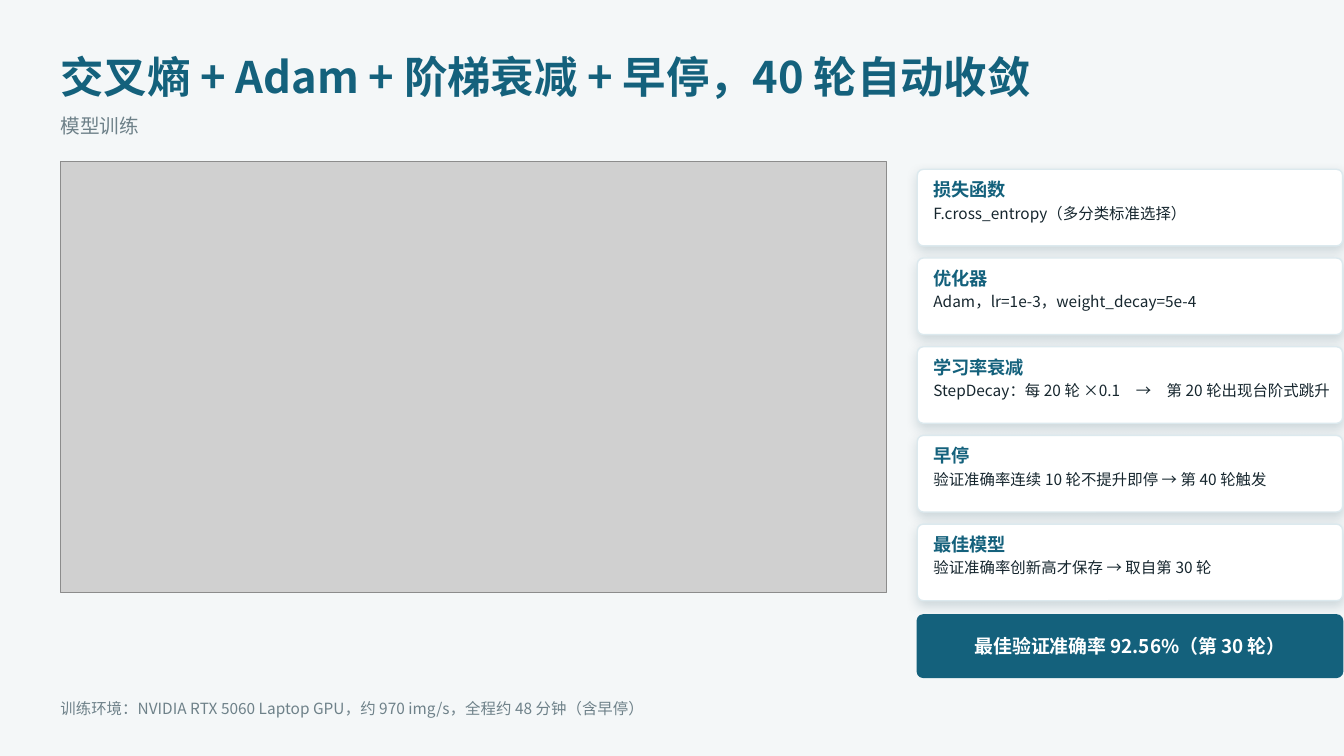
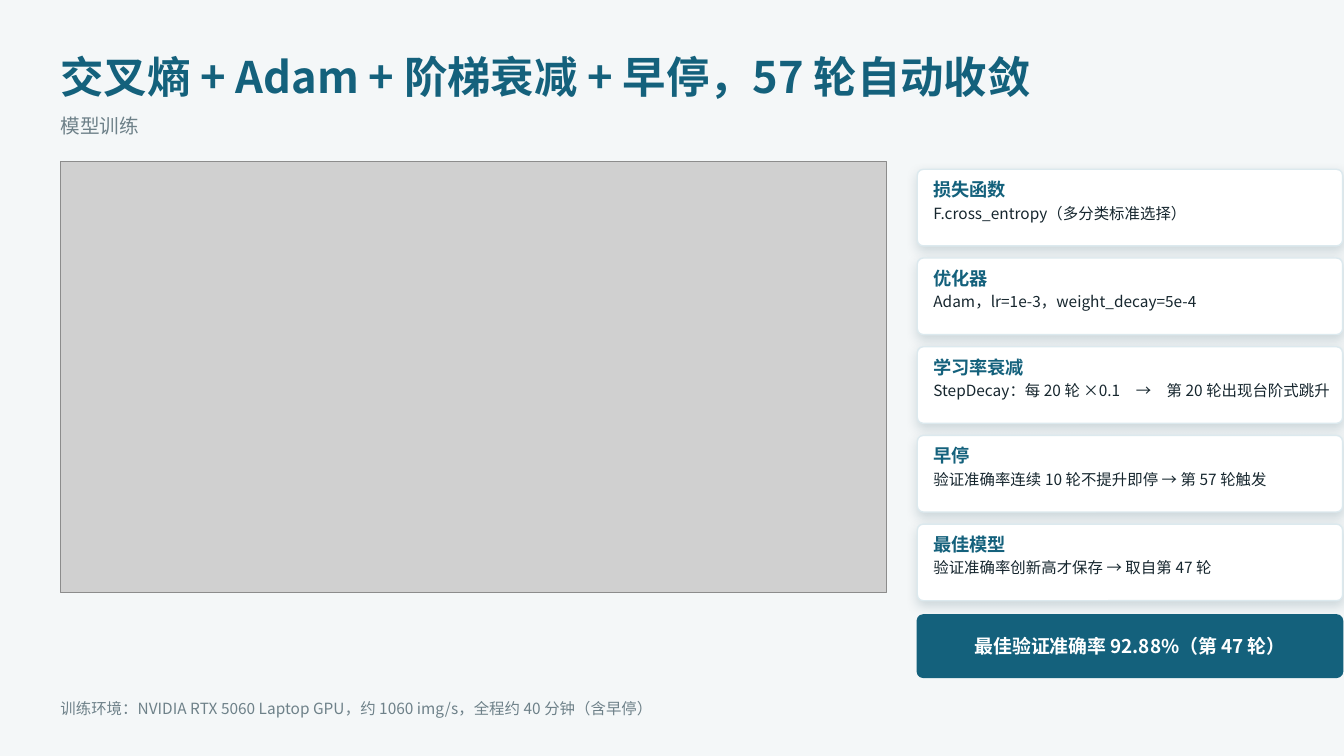
Before and after one commit to JinYihang1011/image_classification_paddle, a slide deck: slide 7 of 课程设计汇报.pptx. Drawn at 1344x756 pixels with LibreOffice and Linux fonts; fonts in the diff are those of the drawing; grey boxes stand for pictures. Boxes give left, top, right and bottom in pixels: in the first picture for what was removed or moved away, otherwise in the second. Text is boxed around its words. In the diff, an @@ line names an element or a change of style, - is before the commit and + after.

```diff
--- a/课程设计汇报.pptx
+++ b/课程设计汇报.pptx
@@ text at [60, 55, 1031, 99]: text changed @@
-交叉熵 + Adam + 阶梯衰减 + 早停，40 轮自动收敛
+交叉熵 + Adam + 阶梯衰减 + 早停，57 轮自动收敛
@@ text at [933, 472, 1266, 487]: text changed @@
-验证准确率连续 10 轮不提升即停 → 第 40 轮触发
+验证准确率连续 10 轮不提升即停 → 第 57 轮触发
@@ text at [933, 560, 1211, 575]: text changed @@
-验证准确率创新高才保存 → 取自第 30 轮
+验证准确率创新高才保存 → 取自第 47 轮
@@ text at [975, 637, 1286, 655]: text changed @@
-最佳验证准确率 92.56%（第 30 轮）
+最佳验证准确率 92.88%（第 47 轮）
@@ text at [60, 701, 652, 718]: text changed @@
-训练环境：NVIDIA RTX 5060 Laptop GPU，约 970 img/s，全程约 48 分钟（含早停）
+训练环境：NVIDIA RTX 5060 Laptop GPU，约 1060 img/s，全程约 40 分钟（含早停）
```
Also in this commit, not shown: 7 other slides changed, 31 other files.
